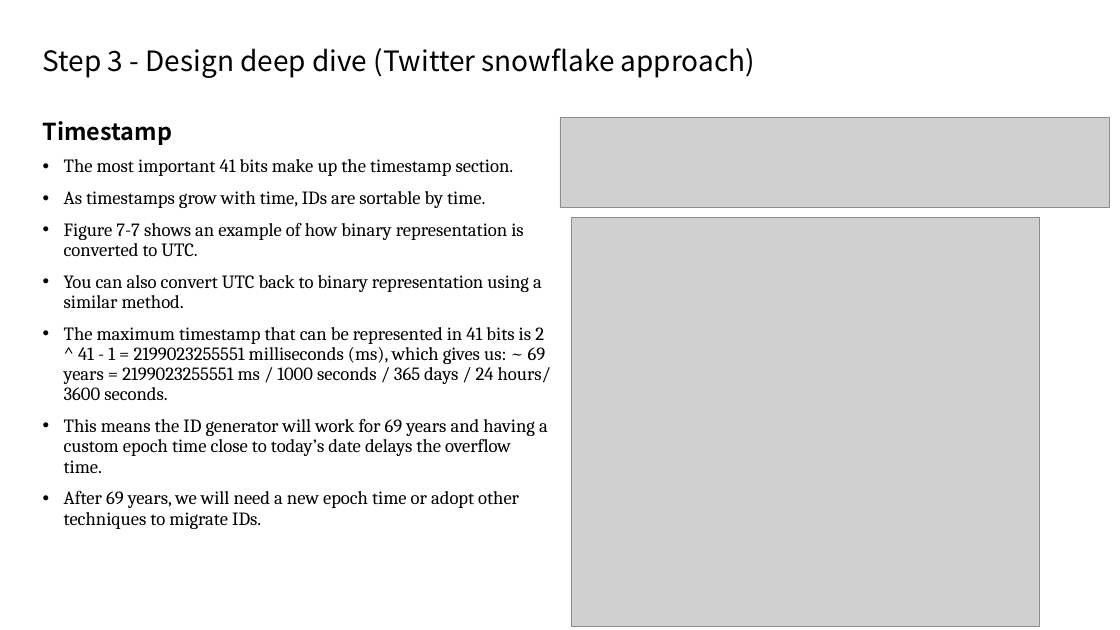
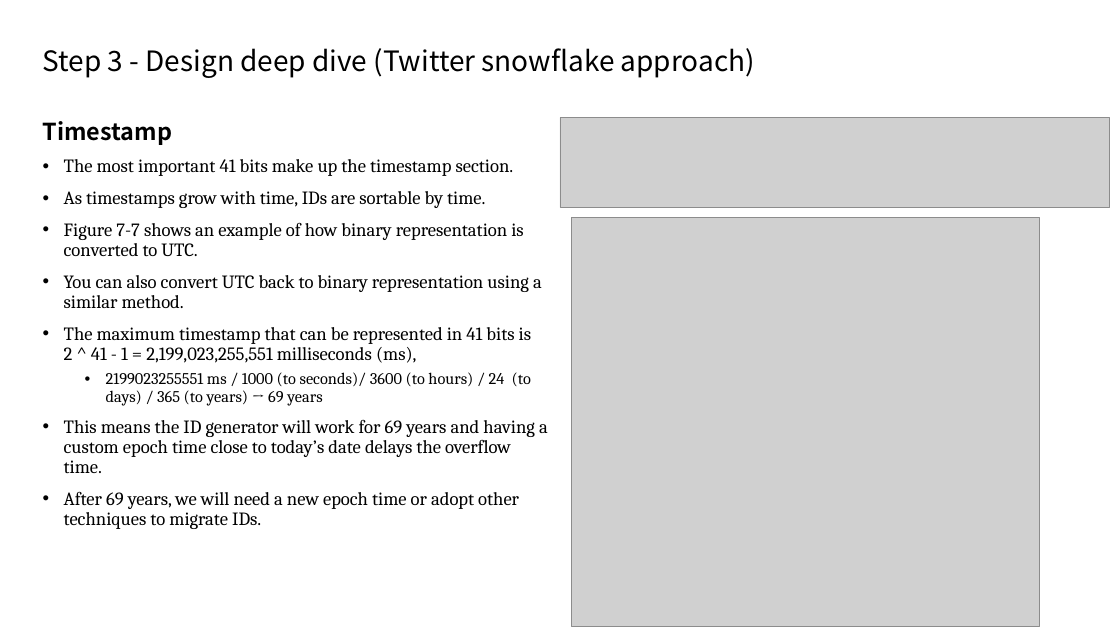
Before and after one commit to Vancouver-KDD/book-study, a slide deck: slide 9 of [Jason Yang] Wk 4 (Ch 7).pptx (slide 8 before the commit). Drawn at 1120x630 pixels with LibreOffice and Linux fonts; fonts in the diff are those of the drawing; grey boxes stand for pictures. Boxes give left, top, right and bottom in pixels: in the first picture for what was removed or moved away, otherwise in the second. Text is boxed around its words. In the diff, an @@ line names an element or a change of style, - is before the commit and + after.

```diff
--- a/[Jason Yang] Wk 4 (Ch 7).pptx
+++ b/[Jason Yang] Wk 4 (Ch 7).pptx
@@ text at [64,327,531,406]: text changed @@
-• The maximum timestamp that can be represented in 41 bits is 2 ^ 41 - 1 = 2199023255551 milliseconds (ms), which gives us: ~ 69 years = 2199023255551 ms / 1000 seconds / 365 days / 24 hours/ 3600 seconds.
+• The maximum timestamp that can be represented in 41 bits is
+  2 ^ 41 - 1 = 2,199,023,255,551 milliseconds (ms),
+  • 2199023255551 ms / 1000 (to seconds)/ 3600 (to hours) / 24 (to days) / 365 (to years) → 69 years
```
Also in this commit, not shown: 8 other slides changed, 3 slides added.
